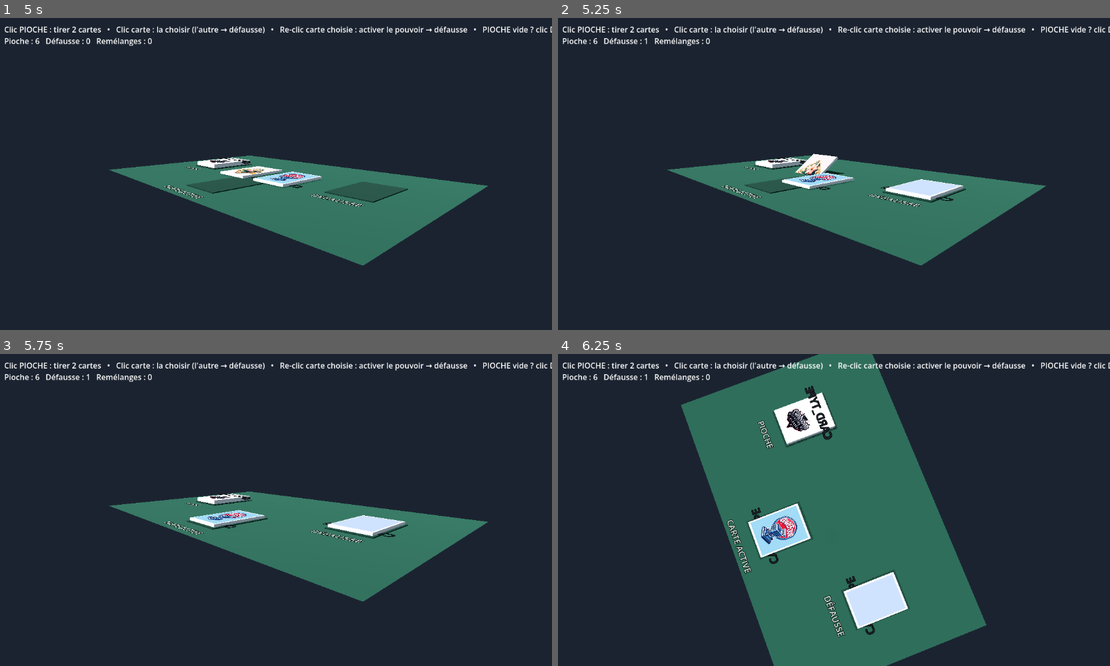
Above: before the commit, frames 1-4 (two rows, left to right).
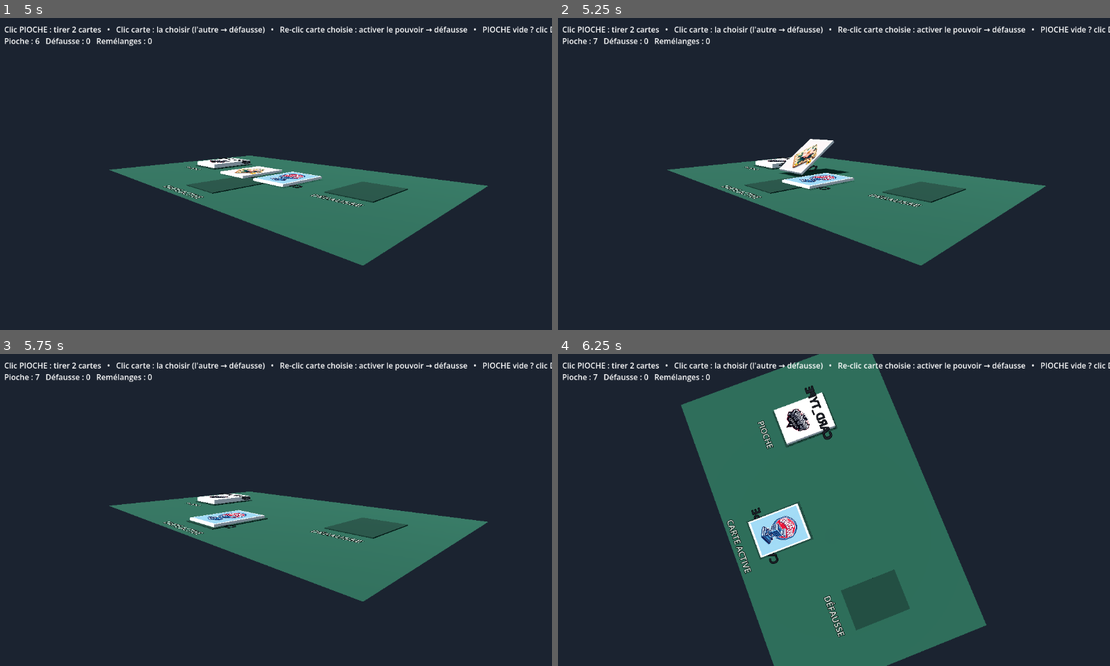
Above: after the commit, the same moments.

Repository: yoann-shopopop/shopopop-express
Game: Godot game, scene res://scenes/card_demo.tscn
Same seed, same stepped clock (60 frames per second), same inputs: the game is played once before the commit and once after it. This scene is started directly instead of the project's main scene.
Inputs (mouse positions are in pixels of both pictures, inside the frame that each line leads up to):
- Up to frame 1 (5 s): tap Enter at 0.5, 2.75, 4.25 s; move the mouse to (397, 158) at 0.52 s; hold R (rotate_block) 0.53-1.25 s; click (397, 158) at 0.67 s; tap Space at 1.25, 3.5 s; drag from (165, 189) to (248, 236) at 1.27 s; move the mouse to (331, 105) at 2.02 s; tap Alt at 2.1 s; click (331, 105) at 2.17 s; drag from (248, 236) to (104, 127) at 2.77 s; move the mouse to (441, 220) at 3.52 s; hold R (rotate_block) 3.53-4.25 s; click (441, 220) at 3.67 s; drag from (104, 127) to (193, 96) at 4.27 s
- Up to frame 2 (5.25 s): tap Space at 5 s; move the mouse to (861, 174) at 5.02 s; tap Alt at 5.1 s; click (861, 174) at 5.17 s
- Up to frame 3 (5.75 s): no input
- Up to frame 4 (6.25 s): drag from (751, 432) to (723, 525) at 5.77 s

Frame 1 is identical in both runs. In frame 2, 1.4% of the frame differs, in the area x 6-74%, y 6-59%; in frame 3, 0.7%; in frame 4, 1.6%, in the area x 6-64%, y 6-90%.

Commit message:
feat(deck): la carte non choisie retourne sur le dessus de la pioche
Changement de règle : à la pioche de 2, la carte choisie devient la carte
active ; l'AUTRE est replacée sur le dessus de la pioche (et sera tirée en
premier au tour suivant) au lieu d'être défaussée. Seule la carte dont le
pouvoir est activé part à la défausse.

- Deck.return_to_top(card) (testé) : remet une carte sur le dessus.
- Démo : _choose renvoie la carte non choisie vers la pioche (vol + flip) ;
  remélange (clic DÉFAUSSE) autorisé dès que la pioche ne suffit plus à tirer.

Co-Authored-By: Claude Opus 4.8 (1M context) <noreply@anthropic.com>

Diff:
--- a/src/card_demo.gd
+++ b/src/card_demo.gd
@@ -114,7 +114,7 @@
 	# Idle: clicking the PIOCHE draws; clicking the full DÉFAUSSE (when the pile is empty) reshuffles.
 	if _hits_pile(screen_pos, _DRAW_POS):
 		_draw_cards()
-	elif _hits_pile(screen_pos, _DISCARD_POS) and _deck.draw_count() == 0 and _deck.discard_count() > 0:
+	elif _hits_pile(screen_pos, _DISCARD_POS) and _deck.draw_count() < _DRAW_COUNT and _deck.discard_count() > 0:
 		_animate_reshuffle()
 	else:
 		_orbiting = true
@@ -194,11 +194,20 @@
 			view.animate_move_to(_ACTIVE_POS)
 			_chosen = entry
 		else:
-			view.animate_discard(_DISCARD_POS + Vector3(0.0, _deck.discard_count() * _STACK_STEP, 0.0))
-			_deck.discard(entry["card"])
+			# The non-chosen card goes back on top of the draw pile.
+			_deck.return_to_top(entry["card"])
+			view.animate_gather(_DRAW_POS + Vector3(0.0, _deck.draw_count() * _STACK_STEP, 0.0))
+			_free_after(view, 0.45)
 	_revealed.clear()
 	_refresh_piles()
 	_refresh_counts()
+
+
+# Frees [param node] after [param delay] seconds (once an animation has landed).
+func _free_after(node: Node, delay: float) -> void:
+	await get_tree().create_timer(delay).timeout
+	if is_instance_valid(node):
+		node.queue_free()
 
 
 func _activate_chosen() -> void:
--- a/src/cards/deck.gd
+++ b/src/cards/deck.gd
@@ -71,6 +71,11 @@
 	discarded.emit(card)
 
 
+## Puts [param card] back on top of the draw pile — it will be the next card drawn.
+func return_to_top(card: CardDefinition) -> void:
+	_draw_pile.append(card)
+
+
 ## Folds the discard pile back into the draw pile and shuffles. Also done automatically by
 ## [method draw] when the draw pile empties mid-draw.
 func reshuffle() -> void:
--- a/tests/test_deck.gd
+++ b/tests/test_deck.gd
@@ -75,6 +75,14 @@
 	assert_eq(deck.draw_count(), 0)
 
 
+func test_return_to_top_makes_the_card_drawn_next() -> void:
+	var deck := Deck.new(_cards(3))
+	var first := deck.draw(1)[0]
+	deck.return_to_top(first)
+	assert_eq(deck.draw_count(), 3, "the card is back in the draw pile")
+	assert_eq(deck.draw(1)[0], first, "the returned card is on top, drawn first")
+
+
 func test_total_card_count_is_preserved_through_recycle() -> void:
 	var deck := Deck.new(_cards(3), _seeded(7))
 	for c in deck.draw(3):
